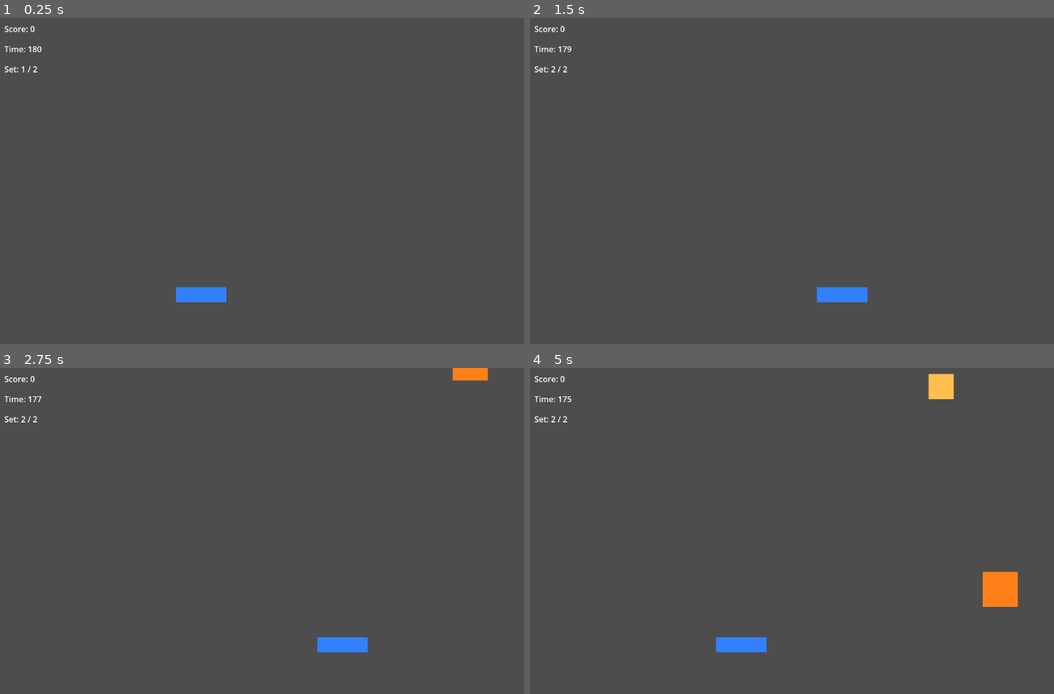
Above: before the commit, frames 1-4 (two rows, left to right).
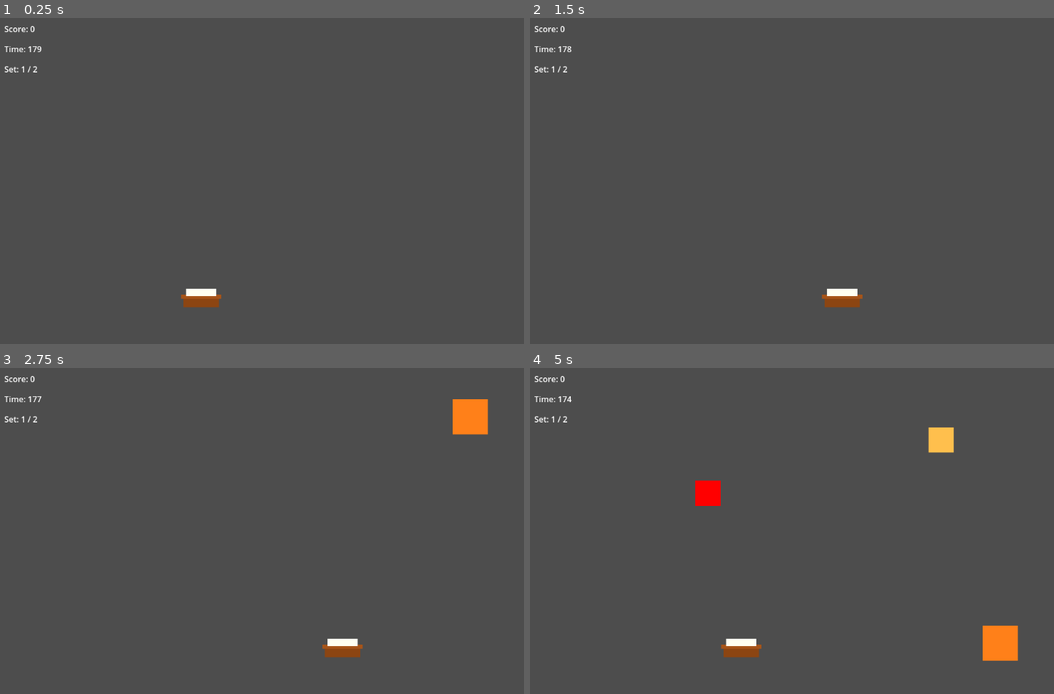
Above: after the commit, the same moments.

Repository: matz3ix/godot-kaisendon-game
Game: Godot game, scene res://scenes/main.tscn
Same seed, same stepped clock (60 frames per second), same inputs: the game is played once before the commit and once after it.
Inputs:
- Up to frame 1 (0.25 s): no input
- Up to frame 2 (1.5 s): tap Enter (ui_accept) at 0.5, 0.77 s; hold Right (ui_right) 0.53-1.28 s; hold Left (ui_left) from 1.28 s (still down)
- Up to frame 3 (2.75 s): tap Enter (ui_accept) at 1.52 s; release Left (ui_left) at 2.03 s; hold Right (ui_right) from 2.03 s (still down)
- Up to frame 4 (5 s): tap Enter (ui_accept) at 3.02, 3.77, 4.52 s; release Right (ui_right) at 3.53 s; hold Left (ui_left) from 3.53 s (still down)

The runs differ from the first frame. In frame 1, 0.6% of the frame differs, in the area x 6-44%, y 8-89%; in frame 2, 0.6%; in frame 3, 1.6%; in frame 4, 3.2%, in the area x 4-94%, y 1-90%.
Error before the commit: Parse Error: Function "get_viewport_rect()" not found in base self. (res://src/player_2.gd:19)

Commit message:
Add donburi+rice drawing and topping stacking to Player1
Agent-Logs-Url: https://github.com/matz3ix/godot-kaisendon-game/sessions/d44bacb9-7183-4149-bf01-c6b21dd21c5a

Co-authored-by: matz3ix <272076181+matz3ix@users.noreply.github.com>

Diff:
--- a/scenes/main.tscn
+++ b/scenes/main.tscn
@@ -5,7 +5,7 @@
 [ext_resource type="Script" path="res://src/player_2.gd" id="3_p2"]
 
 [sub_resource type="RectangleShape2D" id="shape_p1"]
-size = Vector2(100, 30)
+size = Vector2(80, 35)
 
 [node name="Main" type="Node2D"]
 script = ExtResource("1_main")
@@ -17,12 +17,7 @@
 [node name="CollisionShape2D" type="CollisionShape2D" parent="Player1"]
 shape = SubResource("shape_p1")
 
-[node name="ColorRect" type="ColorRect" parent="Player1"]
-position = Vector2(-50, -15)
-size = Vector2(100, 30)
-color = Color(0.2, 0.5, 1, 1)
-
-[node name="Player2" type="Node" parent="."]
+[node name="Player2" type="Node2D" parent="."]
 script = ExtResource("3_p2")
 
 [node name="CanvasLayer" type="CanvasLayer" parent="."]
--- a/src/player_1.gd
+++ b/src/player_1.gd
@@ -2,12 +2,32 @@
 
 const SPEED = 400.0
 
+const TOPPING_COLORS = [
+	Color(0.98, 0.5, 0.45),   # サーモン
+	Color(0.8, 0.1, 0.1),     # マグロ
+	Color(1.0, 0.85, 0.0),    # 卵
+	Color(0.95, 0.95, 0.95),  # イカ
+	Color(0.9, 0.4, 0.2),     # エビ
+]
+
 var screen_size: Vector2
 var game_manager
+var caught_toppings: Array = []
 
 func _ready() -> void:
 	screen_size = get_viewport_rect().size
 	area_entered.connect(_on_area_entered)
+
+func _draw() -> void:
+	# どんぶり（茶色の台形風）
+	draw_rect(Rect2(-35, 5, 70, 20), Color(0.55, 0.27, 0.07))  # 暗い茶色
+	draw_rect(Rect2(-40, 0, 80, 8), Color(0.65, 0.33, 0.1))    # 縁
+	# ごはん（白い山盛り）
+	draw_rect(Rect2(-30, -12, 60, 15), Color(1.0, 1.0, 0.95))
+	# 積み上がったネタ
+	for i in caught_toppings.size():
+		var y_offset = -16 - (i * 6)
+		draw_rect(Rect2(-25, y_offset, 50, 6), caught_toppings[i])
 
 func _process(delta: float) -> void:
 	if not game_manager or not game_manager.game_active:
@@ -32,4 +52,7 @@
 		var points: int = area.get_score()
 		if game_manager:
 			game_manager.add_score(points)
+		# ネタをランダムな色で積み上げ
+		caught_toppings.append(TOPPING_COLORS[randi() % TOPPING_COLORS.size()])
+		queue_redraw()
 		area.queue_free()
--- a/src/player_2.gd
+++ b/src/player_2.gd
@@ -1,4 +1,4 @@
-extends Node
+extends Node2D
 
 const SPAWN_INTERVAL = 3.0
 
